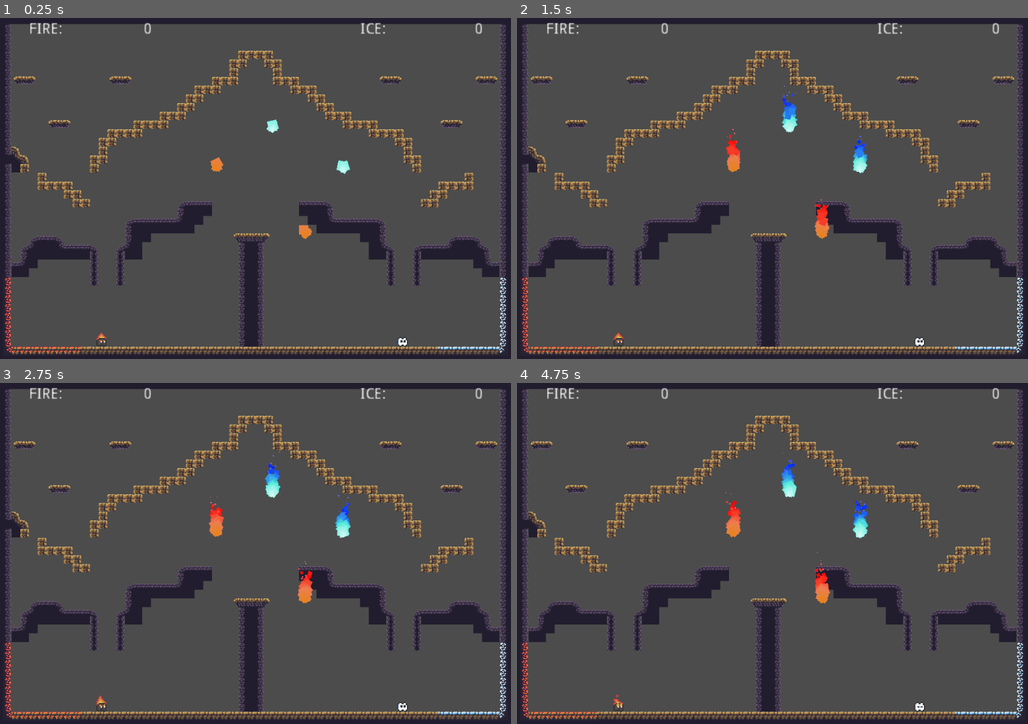
Above: before the commit, frames 1-4 (two rows, left to right).
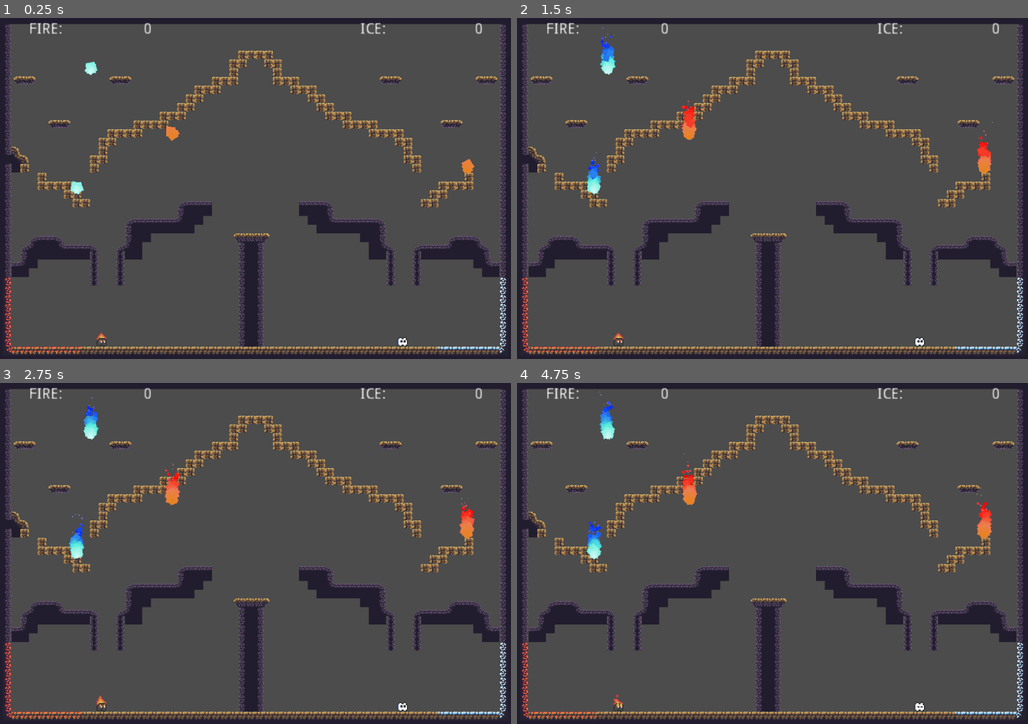
Above: after the commit, the same moments.

Repository: valdemarceccon/globalgamejam2022
Game: Godot game, scene res://MainScene.tscn
Same seed, same stepped clock (60 frames per second), same inputs: the game is played once before the commit and once after it.
Inputs:
- Up to frame 1 (0.25 s): no input
- Up to frame 2 (1.5 s): no input
- Up to frame 3 (2.75 s): no input
- Up to frame 4 (4.75 s): no input

The runs differ from the first frame. In frame 1, 0.6% of the frame differs, in the area x 13-93%, y 12-65%; in frame 2, 1.7%; in frame 3, 1.7%; in frame 4, 1.8%, in the area x 13-93%, y 2-65%.

Commit message:
win condition

Diff:
--- a/Collectable.gd
+++ b/Collectable.gd
@@ -1,18 +1,24 @@
 extends Area2D
 
 class_name Collectable
+
+var min_pos = Vector2(64,64)
+var max_pos = Vector2(888,360)
 
 enum FIRE_TYPE { cold,hot }
 export (FIRE_TYPE) var type = FIRE_TYPE.cold
 var initial_position: Vector2 = Vector2()
 
+func pick_random_pos():
+	position = Vector2(rand_range(min_pos.x, max_pos.x), rand_range(min_pos.y, max_pos.y))
+
 func _ready():
+	randomize()
 	if type == FIRE_TYPE.cold:
 		$ColdFire.emitting = true
 	if type == FIRE_TYPE.hot:
 		$HotFire.emitting = true
-
-	initial_position = position
+	pick_random_pos()
 
 
 func _on_Collectable_body_entered(body):
@@ -20,4 +26,4 @@
 		body.collect(self)
 
 func reset():
-	position = initial_position
+	pick_random_pos()
--- a/MainHud.gd
+++ b/MainHud.gd
@@ -1,4 +1,6 @@
 extends CanvasLayer
+
+var parent = null
 
 func show():
 	$FireScore.show()
@@ -9,3 +11,15 @@
 
 func update_cold(valor):
 	$IceScore/Score.text = String(valor)
+
+func winner(win: String):
+	$WinnerDisplay.show()
+	$WinnerDisplay/Label.text = "Winner %s" % win
+	$Button.show()
+
+
+func _on_Button_pressed():
+	if parent:
+		parent.reset_game()
+		$WinnerDisplay.hide()
+		$Button.hide()
--- a/MainHud.tscn
+++ b/MainHud.tscn
@@ -52,3 +52,37 @@
 margin_bottom = 16.0
 text = "0"
 align = 2
+
+[node name="WinnerDisplay" type="MarginContainer" parent="."]
+visible = false
+margin_left = 256.0
+margin_top = 256.0
+margin_right = 480.0
+margin_bottom = 274.0
+rect_scale = Vector2( 2, 2 )
+__meta__ = {
+"_edit_use_anchors_": false
+}
+
+[node name="Label" type="Label" parent="WinnerDisplay"]
+margin_top = 2.0
+margin_right = 224.0
+margin_bottom = 16.0
+text = "Winner"
+align = 1
+valign = 1
+uppercase = true
+
+[node name="Button" type="Button" parent="."]
+visible = false
+margin_left = 384.0
+margin_top = 296.0
+margin_right = 449.0
+margin_bottom = 316.0
+rect_scale = Vector2( 3, 3 )
+text = "RESTART"
+__meta__ = {
+"_edit_use_anchors_": false
+}
+
+[connection signal="pressed" from="Button" to="." method="_on_Button_pressed"]
--- a/MainScene.gd
+++ b/MainScene.gd
@@ -1,6 +1,28 @@
 extends Node2D
+
+export var win_score = 1
+var playing = true
 
 func _ready():
 	$Hud.show()
+	$Hud.parent = self
 	$HotPlayer.score_callback = funcref($Hud, "update_hot")
 	$ColdPlayer.score_callback = funcref($Hud, "update_cold")
+
+func _process(delta):
+	if playing:
+		if $HotPlayer.score >= win_score:
+			$Hud.winner("fire")
+			playing = false
+		elif $ColdPlayer.score >= win_score:
+			$Hud.winner("ice")
+			playing = false
+
+func reset_game():
+	$HotPlayer.score = 0
+	$ColdPlayer.score = 0
+	$HotPlayer.die()
+	$ColdPlayer.die()
+	$Hud.update_hot(0)
+	$Hud.update_cold(0)
+	playing = true
